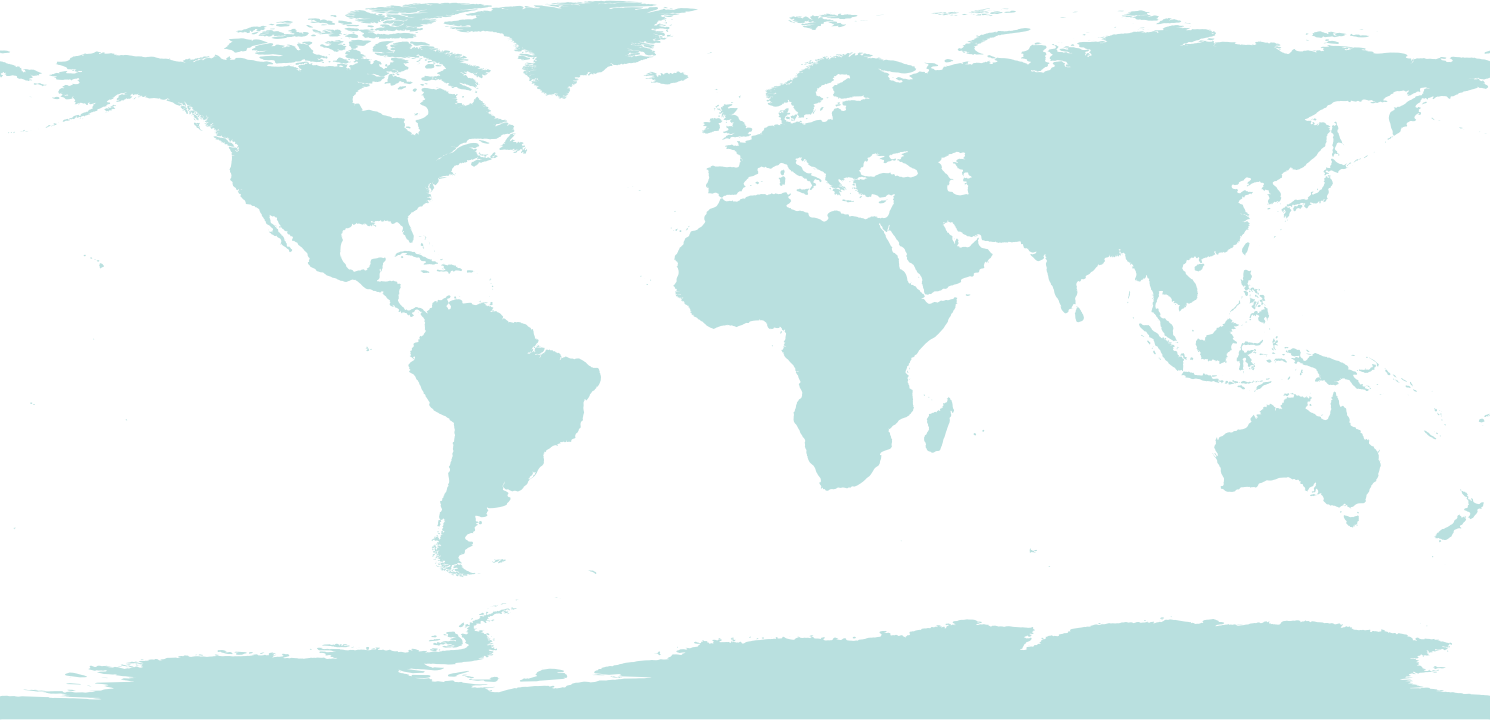
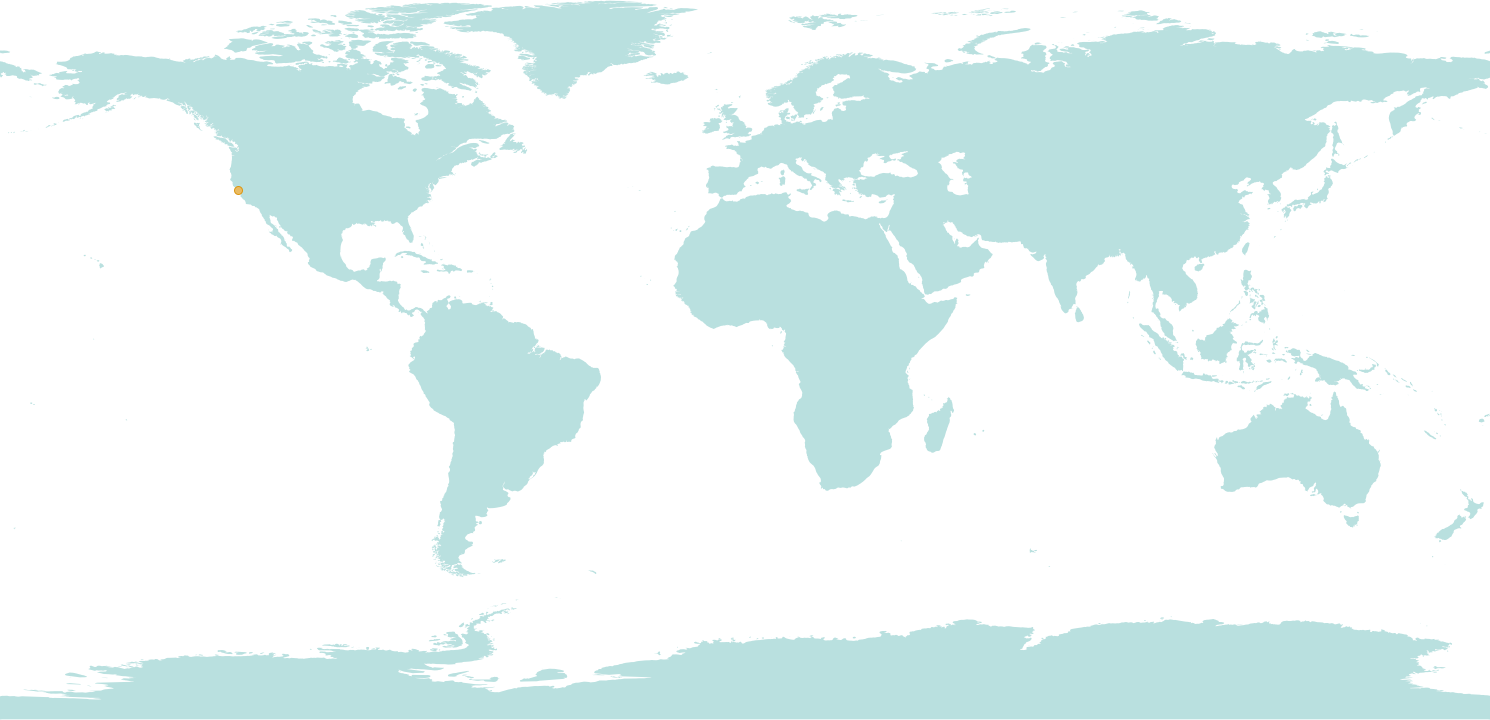
Layer changes from the first 1490×720 image to the second:
showed "location - SF", painted on it over bbox(234, 186, 243, 195)
